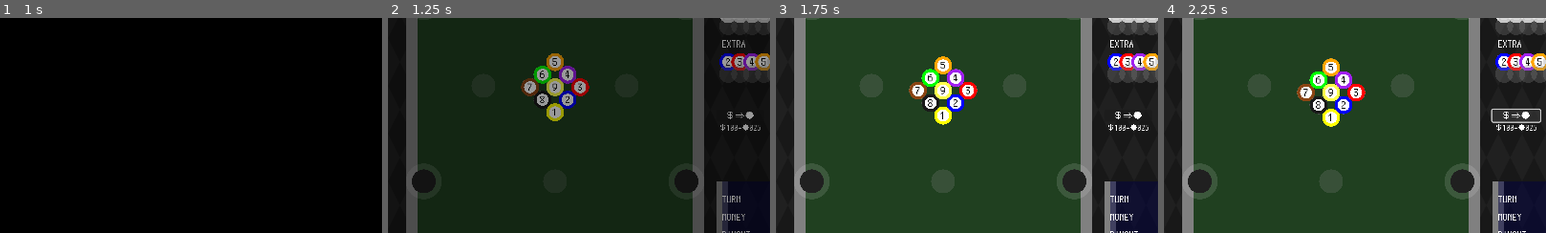
Above: before the commit, frames 1-4 (left to right).
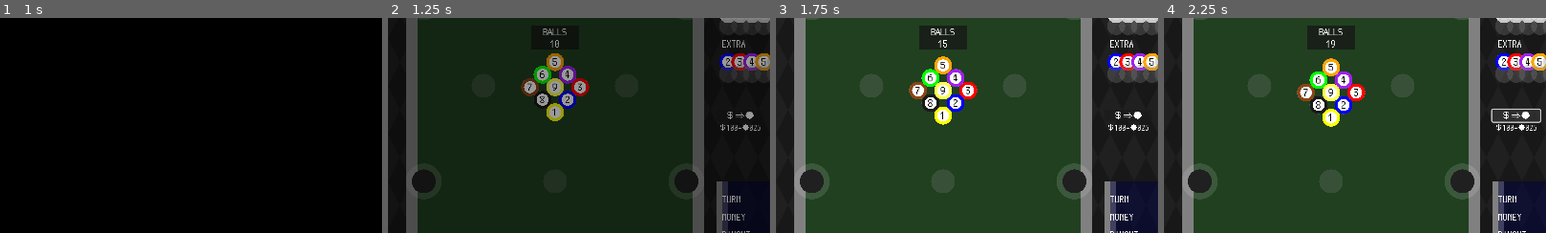
Above: after the commit, the same moments.

Repository: kamikoloss/gamball
Game: Godot game, scene res://scenes/main.tscn
Two runs of this game, one before a commit and one after it. Both use one fixed random seed, a clock stepped at 60 frames per second and the inputs below. Sound files missing from this copy of the repository are replaced by a short silence.
Inputs (mouse positions are % of the whole screen's width and height, from its top left):
- Up to frame 1 (1 s): click "PLAY" at 0.5 s
- Up to frame 2 (1.25 s): no input
- Up to frame 3 (1.75 s): click (22, 34) at 1.27 s
- Up to frame 4 (2.25 s): click "＄⇒●" at 2 s
The pictures show only the part of the screen within x 0-50%, y 12-62%; the shares and areas given below are measured in that part.

Frame 1 is identical in both runs. In frame 2, 0.1% of the frame differs, in the area x 40-47%, y 4-14%; in frame 3, 1.4%, in the area x 37-50%, y 3-15%; in frame 4, 1.4%.

Commit message:
効果 BILLIARDS_COUNT_GAIN_UP(_2) を実装した

Diff:
--- a/scenes/game/billiards.gd
+++ b/scenes/game/billiards.gd
@@ -7,6 +7,8 @@
 @export var _spawn_extra_position_b: Node2D
 @export var _spawn_extra_position_c: Node2D
 @export var _spawn_extra_position_d: Node2D
+
+@export var _balls_count_label: Label
 
 
 var _current_ball: Ball = null
@@ -52,3 +54,7 @@
 	_current_ball.freeze = false
 	_current_ball.apply_impulse(implulse)
 	_current_ball = null
+
+
+func refresh_balls_count(count: int) -> void:
+	_balls_count_label.text = str(count)
--- a/scenes/game/game.gd
+++ b/scenes/game/game.gd
@@ -1,6 +1,12 @@
 class_name Game
 extends Node2D
-# TODO: Ball の処理を切り分ける
+# TODO: Ball 移動の処理を切り分ける
+# TODO: 引っ張りの処理を切り分ける
+# TODO: 料金所の処理を切り分ける
+# TODO: Shop の処理を切り分ける
+
+
+signal exited
 
 
 enum GameState { GAME, COUNT_DOWN, TAX, SHOP }
@@ -8,10 +14,14 @@
 enum TweenType { TAX_COUNT_DOWN }
 
 
-# DECK の最大数
-const DECK_MAX_SIZE: int = 16
-# EXTRA の最大数
-const EXTRA_MAX_SIZE: int = 16
+# DECK の 最小数/最大数 の 絶対値/初期値
+const DECK_SIZE_MIN: int = 4
+const DECK_SIZE_MIN_DEFAULT: int = 8
+const DECK_SIZE_MAX: int = 16
+# EXTRA の 最小数/最大数の 絶対値/初期値
+const EXTRA_SIZE_MIN: int = 0
+const EXTRA_SIZE_MAX: int = 16
+const EXTRA_SIZE_MAX_DEFAULT: int = 8
 # Ball が発射される最低のドラッグの距離 (px)
 const DRAG_LENGTH_MIN: float = 10
 # 引っ張りが最大になるドラッグの距離 (px)
@@ -88,6 +98,12 @@
 		balls = value
 		_game_ui.refresh_balls_label(value)
 
+# ビリヤード盤面上の Ball の数
+# TODO: pachinko も stack も カウントしてるので parent node を分けるか enum var でフィルターできるようにする
+var billiards_balls: int = 0:
+	get:
+		return _balls_parent.get_child_count()
+
 
 # 次に訪れる TAX_LIST の index
 var _next_tax_index: int = 0
@@ -103,7 +119,6 @@
 var _impulse_ratio: float = 10
 
 # 出現する Deck Ball の初期リスト
-# [ [ LV, <Ball LV> ] ]
 var _deck_ball_list: Array[Ball] = [
 	Ball.new(0, Ball.Rarity.COMMON),
 	Ball.new(0, Ball.Rarity.COMMON),
@@ -115,7 +130,6 @@
 	Ball.new(1, Ball.Rarity.COMMON),
 ]
 # 出現する Extra Ball の初期リスト
-# [ [ LV, <Ball LV> ] ]
 var _extra_ball_list: Array[Ball] = [
 	Ball.new(2, Ball.Rarity.COMMON),
 	Ball.new(3, Ball.Rarity.COMMON),
@@ -163,11 +177,13 @@
 		if node is Product:
 			node.icon_pressed.connect(_on_product_icon_pressed)
 
-	# GameUi
+	# UI (GameUi)
 	_game_ui.refresh_balls_slot_deck(_deck_ball_list)
 	_game_ui.refresh_balls_slot_extra(_extra_ball_list)
 	_bunny.visible = false
 	_refresh_next()
+	# UI (Billiards)
+	_billiards.refresh_balls_count(billiards_balls)
 
 	# ボール購入ボタンを1プッシュする
 	_on_buy_balls_button_pressed()
@@ -268,6 +284,7 @@
 
 
 # Ball が Hole に落ちたときの処理
+# TODO: hole_type ごとにメソッド分ける？
 func _on_hole_ball_entered(hole: Hole, ball: Ball) -> void:
 	#print("[Game] _on_hole_ball_entered(hole: %s, ball: %s)" % [ball.level, hole.hole_type])
 	match hole.hole_type:
@@ -286,8 +303,18 @@
 			# パチンコのラッシュ抽選を開始する
 			_pachinko.start_lottery()
 		Hole.HoleType.GAIN:
+			var gain_plus: int = 0
+			var gain_times: int = 1
+			# ex: [EffectType.BILLIARDS_COUNT_GAIN_UP, 50, 1]
+			for effect_data in _get_extra_ball_effects(BallEffect.EffectType.BILLIARDS_COUNT_GAIN_UP):
+				if billiards_balls <= effect_data[1]:
+					gain_plus += effect_data[2]
+			# ex: [EffectType.BILLIARDS_COUNT_GAIN_UP_2, 5, 2]
+			for effect_data in _get_extra_ball_effects(BallEffect.EffectType.BILLIARDS_COUNT_GAIN_UP):
+				if billiards_balls <= effect_data[1]:
+					gain_times += effect_data[2]
 			# 払い出しリストに追加する
-			var amount = hole.gain_ratio * ball.level
+			var amount = (hole.gain_ratio + gain_plus) * gain_times * ball.level
 			_push_payout(ball.level, amount)
 		Hole.HoleType.LOST:
 			# 何もしない (Ball は消失する)
@@ -337,7 +364,7 @@
 	match product.product_type:
 		Product.ProductType.DECK_PACK:
 			for i in 3:
-				if _deck_ball_list.size() < DECK_MAX_SIZE:
+				if _deck_ball_list.size() < DECK_SIZE_MAX:
 					var level_rarity = _pick_random_rarity(true) # COMMON 抜き
 					var level = DECK_BALL_LEVEL_RARITY[level_rarity].pick_random()
 					_deck_ball_list.push_back(Ball.new(level))
@@ -350,7 +377,7 @@
 		Product.ProductType.EXTRA_PACK:
 			# TODO: 最大数チェック
 			for i in 2:
-				if _extra_ball_list.size() < EXTRA_MAX_SIZE:
+				if _extra_ball_list.size() < EXTRA_SIZE_MAX:
 					var level_rarity = _pick_random_rarity(true) # COMMON 抜き
 					var level = EXTRA_BALL_LEVEL_RARITY[level_rarity].pick_random()
 					var rarity = _pick_random_rarity()
@@ -369,6 +396,17 @@
 	_game_ui.refresh_balls_slot_extra(_extra_ball_list)
 
 
+# EXTRA Ball 内の特定の効果をまとめて取得する
+func _get_extra_ball_effects(target_effect_type: BallEffect.EffectType) -> Array:
+	var effects = []
+	for ball in _deck_ball_list:
+		for effect_data in ball.effects:
+			if target_effect_type == effect_data[0]:
+				effects.append(effect_data)
+	print("[Game] _get_extra_ball_effects(%s) -> %s" % [BallEffect.EffectType.keys()[target_effect_type], effects])
+	return effects
+
+
 # Ball instance を作成する
 func _create_new_ball(level: int = 0, rarity: Ball.Rarity = Ball.Rarity.COMMON, is_active = true) -> Ball:
 	var ball: Ball = _ball_scene.instantiate()
@@ -376,6 +414,7 @@
 	ball.rarity = rarity
 	ball.is_active = is_active
 	_balls_parent.add_child(ball)
+	_billiards.refresh_balls_count(billiards_balls)
 	return ball
 
 
--- a/scenes/game/game.tscn
+++ b/scenes/game/game.tscn
@@ -79,13 +79,14 @@
 stretch_mode = 1
 metadata/_edit_lock_ = true
 
-[node name="Billiards" type="Node2D" parent="." node_paths=PackedStringArray("_spawn_position", "_spawn_extra_position_a", "_spawn_extra_position_b", "_spawn_extra_position_c", "_spawn_extra_position_d")]
+[node name="Billiards" type="Node2D" parent="." node_paths=PackedStringArray("_spawn_position", "_spawn_extra_position_a", "_spawn_extra_position_b", "_spawn_extra_position_c", "_spawn_extra_position_d", "_balls_count_label")]
 script = ExtResource("3_0s1kj")
 _spawn_position = NodePath("Points/SpawnHole")
 _spawn_extra_position_a = NodePath("Points/SpawnHole2")
 _spawn_extra_position_b = NodePath("Points/SpawnHole3")
 _spawn_extra_position_c = NodePath("Points/SpawnHole4")
 _spawn_extra_position_d = NodePath("Points/SpawnHole5")
+_balls_count_label = NodePath("UI/Display/BallsB")
 
 [node name="Board" type="Area2D" parent="Billiards"]
 position = Vector2(280, 360)
@@ -453,6 +454,63 @@
 [node name="Hole6" parent="Billiards/Holes" instance=ExtResource("7_71f2d")]
 position = Vector2(500, 660)
 hole_type = 0
+
+[node name="UI" type="Control" parent="Billiards"]
+layout_mode = 3
+anchors_preset = 0
+
+[node name="Display" type="Control" parent="Billiards/UI"]
+layout_mode = 3
+anchors_preset = 0
+offset_left = 280.0
+offset_top = 120.0
+offset_right = 280.0
+offset_bottom = 120.0
+
+[node name="TextureRect" type="TextureRect" parent="Billiards/UI/Display"]
+modulate = Color(0.12549, 0.12549, 0.12549, 1)
+self_modulate = Color(0.752941, 1, 0.752941, 1)
+layout_mode = 0
+offset_left = -40.0
+offset_top = -20.0
+offset_right = 40.0
+texture = ExtResource("4_b0m3n")
+expand_mode = 1
+
+[node name="BallsA" type="Label" parent="Billiards/UI/Display"]
+layout_mode = 0
+offset_left = -40.0
+offset_top = -20.0
+offset_right = 280.0
+offset_bottom = 60.0
+scale = Vector2(0.25, 0.25)
+theme_override_fonts/font = ExtResource("10_w3wxc")
+theme_override_font_sizes/font_size = 64
+text = "BALLS"
+horizontal_alignment = 1
+vertical_alignment = 1
+
+[node name="TextureRect2" type="TextureRect" parent="Billiards/UI/Display"]
+modulate = Color(0.12549, 0.12549, 0.12549, 1)
+self_modulate = Color(0.752941, 1, 0.752941, 1)
+layout_mode = 0
+offset_left = -40.0
+offset_right = 40.0
+offset_bottom = 20.0
+texture = ExtResource("4_b0m3n")
+expand_mode = 1
+
+[node name="BallsB" type="Label" parent="Billiards/UI/Display"]
+layout_mode = 0
+offset_left = -40.0
+offset_right = 280.0
+offset_bottom = 80.0
+scale = Vector2(0.25, 0.25)
+theme_override_fonts/font = ExtResource("10_w3wxc")
+theme_override_font_sizes/font_size = 64
+text = "9999"
+horizontal_alignment = 1
+vertical_alignment = 1
 
 [node name="Pachinko" type="Node2D" parent="." node_paths=PackedStringArray("_spawn_position_a", "_spawn_position_b", "_rotating_wall_a", "_rotating_wall_b", "_rush_nails_parent", "_rush_holes_parent", "_rush_label_a", "_rush_label_b", "_rush_lamps_parent")]
 script = ExtResource("8_ud1qg")
